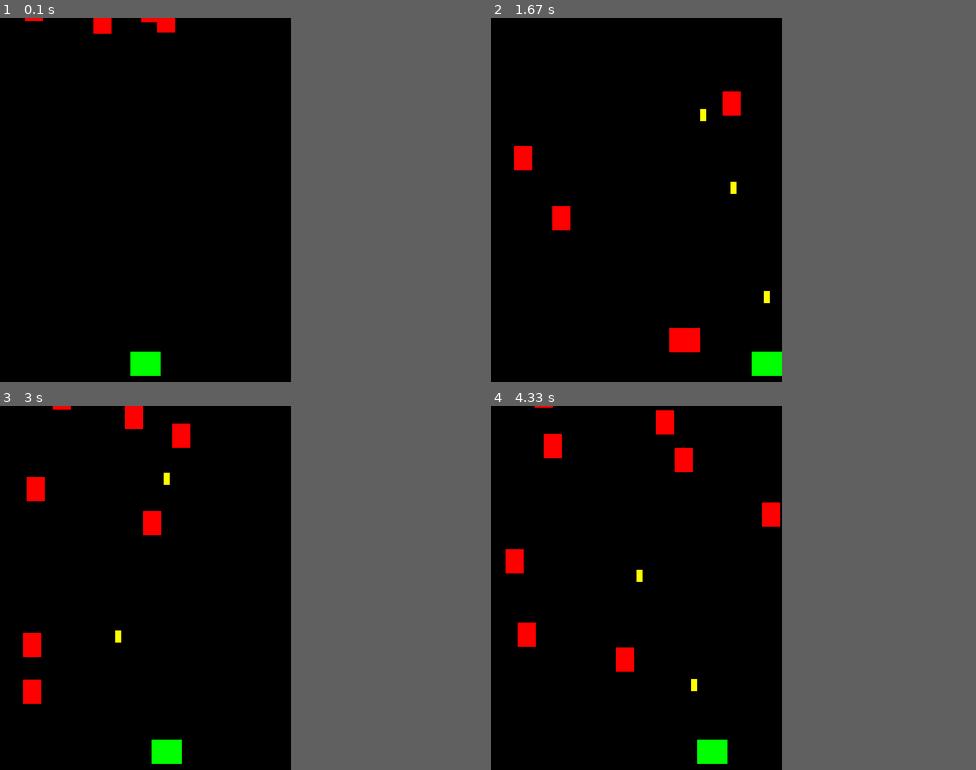
Above: before the commit, frames 1-4 (two rows, left to right).
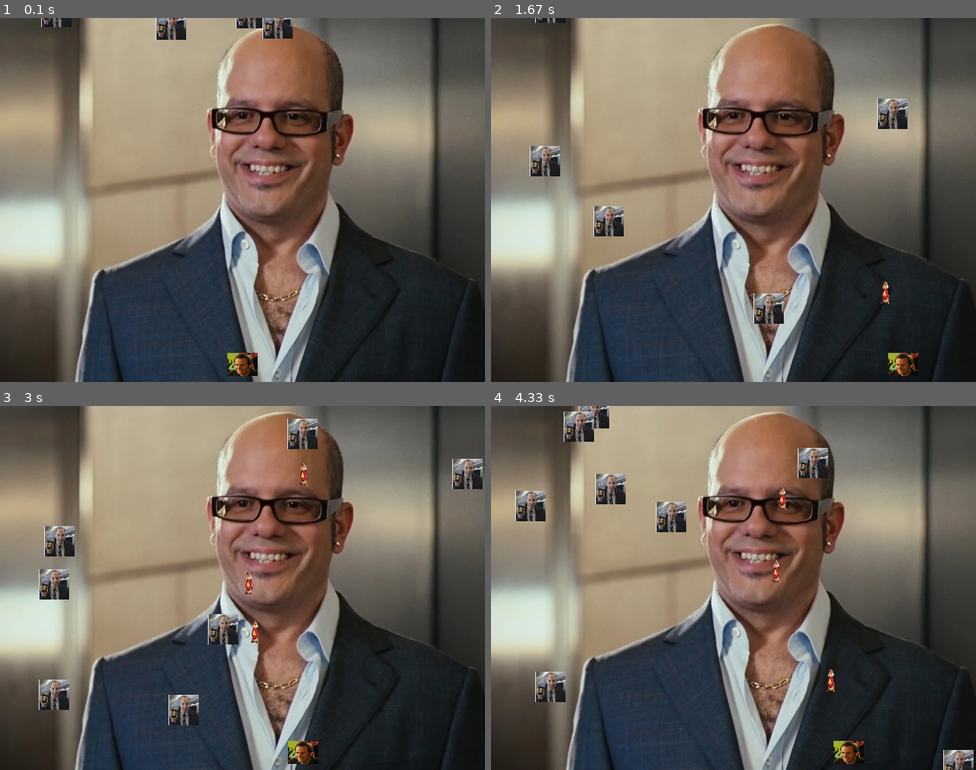
Above: after the commit, the same moments.

Repository: Knight-Thomas/My-pygame-App
Game: pygame game, started from myGameApp.py
The game is run twice, just before and just after one commit, with the same random seed, the same clock (stepped at 60 frames per second) and the same inputs.
Inputs:
- Up to frame 1 (0.1 s): no input
- Up to frame 2 (1.67 s): tap Space at 0.33, 0.73, 1.03, 1.23, 1.53 s; hold Right 0.67-1.13 s; hold Right 1.17-1.63 s
- Up to frame 3 (3 s): hold Left 1.67-2.2 s; tap Space at 1.73, 2.03, 2.3, 2.6, 2.73 s; hold Left 2.23-2.63 s; hold Right from 2.67 s (still down)
- Up to frame 4 (4.33 s): tap Space at 3.03, 3.4, 3.7, 3.9, 4.2 s; release Right at 3.3 s; hold Left 3.33-3.8 s; hold Right 3.83-4.3 s
In our replay, the window is 480x600 before the commit and 800x600 after it. These sizes can differ from the game's own. Grey fills any space a smaller window leaves; there, only what the larger window draws over its background counts as a difference.

The runs differ from the first frame. In frame 1, 85% of the frame differs, in the area x 0-100%, y 0-100%; in frame 2, 86%; in frame 3, 85%; in frame 4, 86%.

Commit message:
Graphics added to game

Diff:
--- a/myGameApp.py
+++ b/myGameApp.py
@@ -2,8 +2,13 @@
 import pygame as pg
 import random
 
+from os import path
+img_dir = path.join(path.dirname(__file__), 'img')
+
+
+
 #parameters
-WIDTH, HEIGHT, FPS = (480,600,60)
+WIDTH, HEIGHT, FPS = (800,600,60)
 #define colours
 WHITE = (255,255,255)
 BLACK = (0,0,0)
@@ -20,15 +25,21 @@
 screen = pg.display.set_mode((WIDTH, HEIGHT))
 pg.display.set_caption('My Game')
 clock = pg.time.Clock()
-
+background = pg.image.load(path.join(img_dir,"Uncle-Ian.webp")).convert()
+background_rect = background.get_rect()
+#load other images
+player_img = pg.image.load(path.join(img_dir, "Dave-Seville.jpeg")).convert()
+bullet_img = pg.image.load(path.join(img_dir, 'Alvin-Seville.TIFF')).convert()
+mob_img = pg.image.load(path.join(img_dir, 'James-Suggs.webp')).convert()
 #a sprite will be an object which inherits from the built in sprite class
 class Player(pg.sprite.Sprite):
     #sprite for the player
     def __init__(self):
         #constructor
         pg.sprite.Sprite.__init__(self) #inheritance
-        self.image = pg.Surface((50,40))
-        self.image.fill(GREEN)
+        #self.image = pg.Surface((50,40))
+        #self.image.fill(GREEN)
+        self.image = pg.transform.scale(player_img,(50,38))
         #useful for moving, size, position and collision
         self.rect = self.image.get_rect()  #looks at the image and gets its rect
         self.rect.centerx = WIDTH/2 #places image in the centre
@@ -64,8 +75,9 @@
     #enemy mobile object which inherits from the sprite
     def __init__(self):
         pg.sprite.Sprite.__init__(self)
-        self.image = pg.Surface((30,40))
-        self.image.fill(RED)
+        #self.image = pg.Surface((30,40))
+        #self.image.fill(RED)
+        self.image = pg.transform.scale(mob_img,(50,50))
         self.rect = self.image.get_rect()
 
         #make the enemy spawn off top of screen to appear off thescreen and then start dropping down
@@ -85,8 +97,10 @@
     def __init__(self,x,y):
         #x and y and respawn positions based on the player's position
         pg.sprite.Sprite.__init__(self)
-        self.image = pg.Surface((10,20))
-        self.image.fill(YELLOW)
+        #self.image = pg.Surface((10,20))
+        #self.image.fill(YELLOW)
+        self.image = pg.transform.scale(bullet_img,(20,40))
+        self.image.set_colorkey(BLACK)
         self.rect = self.image.get_rect()
         #set respawn position to right in front of the player
         self.rect.bottom = y
@@ -128,7 +142,10 @@
             if event.key == pg.K_SPACE:
                 player.shoot()
 
-    #update
+    #load all game graphics
+    #convert() methods will draw the image in memory before it is displayed which is
+    #much fast than drawing it in real time .e. pixel by pixel
+   #update
     all_sprites.update()
     #Check if a bullet hits a mob
     hits = pg.sprite.groupcollide(mobs,bullets,True,True)
@@ -147,6 +164,7 @@
         running = False
     #draw/render
     screen.fill(BLACK)
+    screen.blit(background,background_rect)
     all_sprites.draw(screen)
     #always do this after drawing anything
     pg.display.flip()
Binary file added: img/Alvin-Seville.TIFF
Binary file added: img/Dave-Seville.jpeg
Binary file added: img/James-Suggs.webp
Binary file added: img/Uncle-Ian.webp
Not shown, added: .DS_Store
Not shown, added: img/.DS_Store
